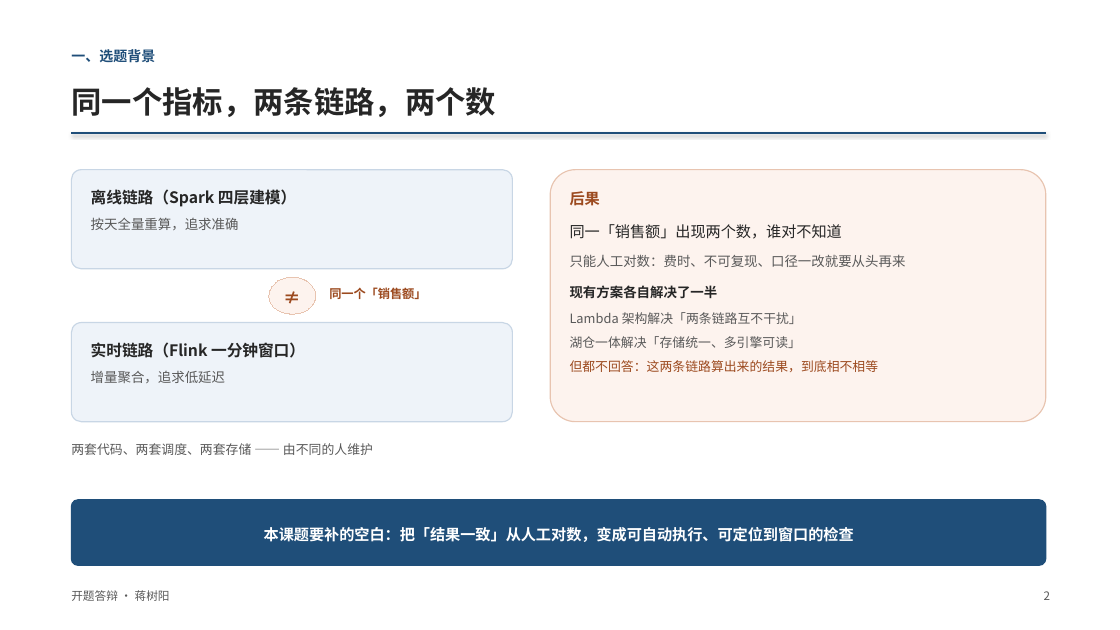
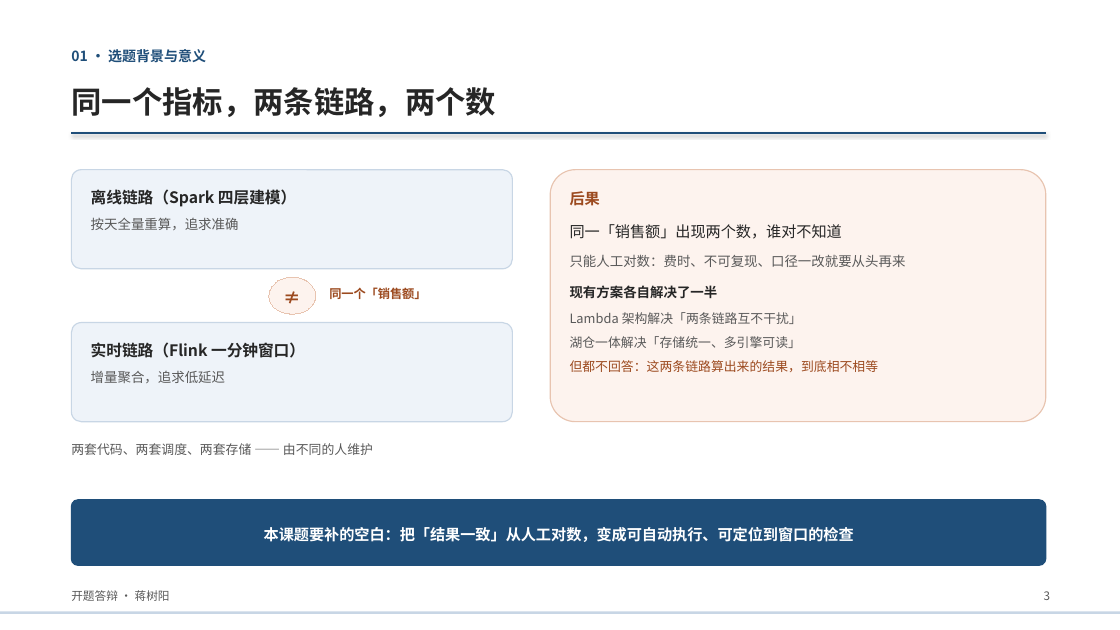
Before and after one commit to suntree-j/dsh-workspace, a slide deck: slide 3 of intelligent-data-platform/docs/thesis/答辩材料/开题答辩_蒋树阳.pptx (slide 2 before the commit). Drawn at 1120x630 pixels with LibreOffice and Linux fonts; fonts in the diff are those of the drawing. Boxes give left, top, right and bottom in pixels: in the first picture for what was removed or moved away, otherwise in the second. Text is boxed around its words. In the diff, an @@ line names an element or a change of style, - is before the commit and + after.

```diff
--- a/intelligent-data-platform/docs/thesis/答辩材料/开题答辩_蒋树阳.pptx
+++ b/intelligent-data-platform/docs/thesis/答辩材料/开题答辩_蒋树阳.pptx
@@ text at box(71, 49, 206, 62): text changed @@
-一、选题背景
+01 · 选题背景与意义
@@ text at box(1044, 591, 1050, 600): text changed @@
-2
+3
@@ rectangle added at box(0, 612, 1120, 614), fill #C8D6E5 @@
```
Also in this commit, not shown: 7 other slides changed, 2 slides added, 3 other files.
